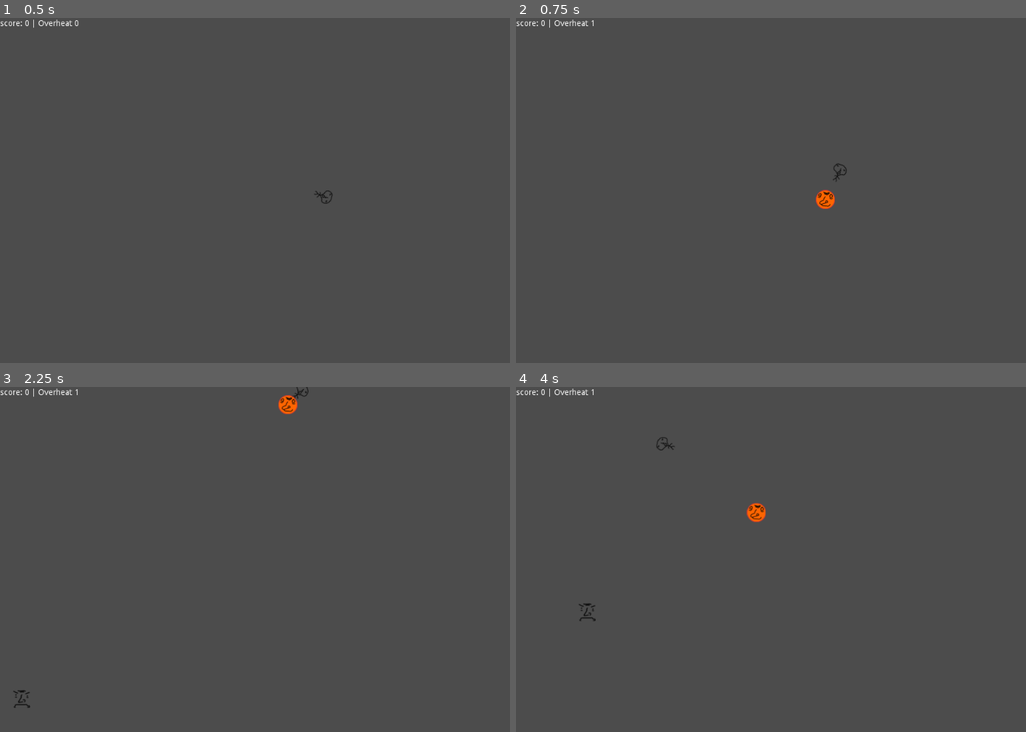
Above: before the commit, frames 1-4 (two rows, left to right).
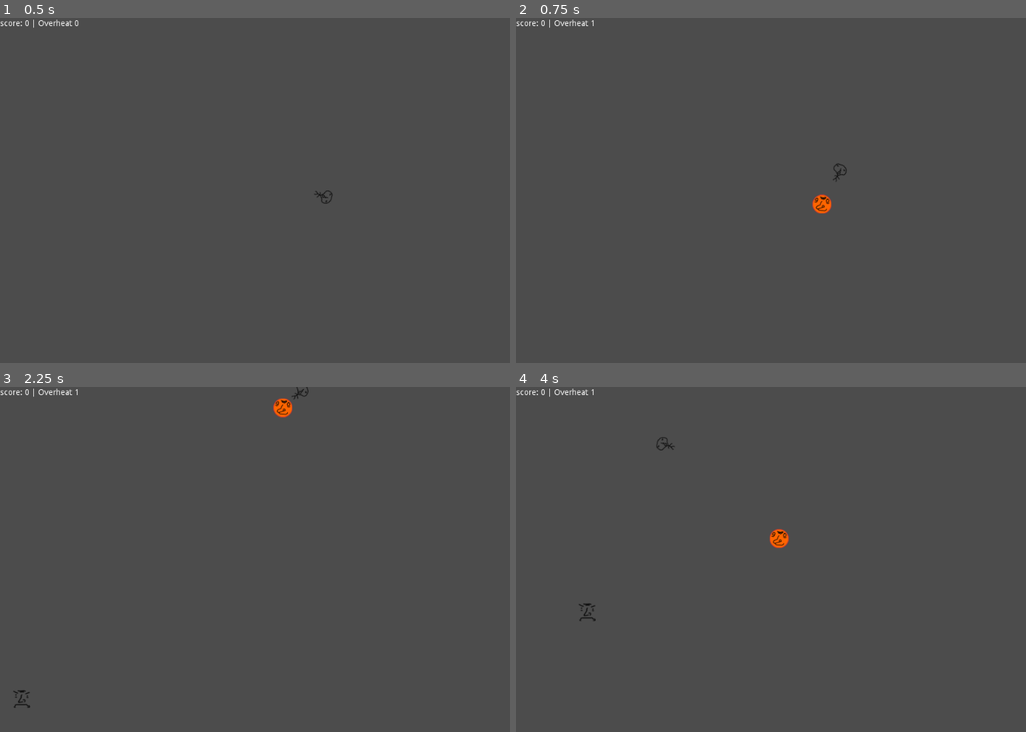
Above: after the commit, the same moments.

Repository: drarbego/Disparos
Game: Godot game, scene res://scenes/World.tscn
Same seed, same stepped clock (60 frames per second), same inputs: the game is played once before the commit and once after it.
Inputs (mouse positions are in pixels of both pictures, inside the frame that each line leads up to):
- Up to frame 1 (0.5 s): no input
- Up to frame 2 (0.75 s): tap Enter at 0.5 s; move the mouse to (781, 259) at 0.52 s; hold W (up) from 0.53 s (still down); click (781, 259) at 0.6 s
- Up to frame 3 (2.25 s): tap Space (powerUp) at 0.8, 1.35 s; move the mouse to (474, 611) at 1.27 s; click (474, 611) at 1.55 s; move the mouse to (117, 507) at 2.02 s; release W (up) at 2.03 s; hold A (left) from 2.03 s (still down); click (117, 507) at 2.1 s
- Up to frame 4 (4 s): tap Space (powerUp) at 2.3, 2.85, 3.8 s; move the mouse to (842, 559) at 2.77 s; click (842, 559) at 3.05 s; move the mouse to (725, 473) at 3.52 s; release A (left) at 3.53 s; hold S (down) from 3.53 s (still down); click (725, 473) at 3.6 s

Frame 1 is identical in both runs. In frame 2, 0.2% of the frame differs, in the area x 58-63%, y 49-57%; in frame 3, 0.2%; in frame 4, 0.4%, in the area x 45-54%, y 33-47%.

Commit message:
Enemies get faster and stronger when they crash with themselves

Diff:
--- a/default_env.tres
+++ b/default_env.tres
@@ -1,100 +1,14 @@
 [gd_resource type="Environment" load_steps=2 format=2]
 
 [sub_resource type="ProceduralSky" id=1]
-
-radiance_size = 4
 sky_top_color = Color( 0.0470588, 0.454902, 0.976471, 1 )
 sky_horizon_color = Color( 0.556863, 0.823529, 0.909804, 1 )
 sky_curve = 0.25
-sky_energy = 1.0
 ground_bottom_color = Color( 0.101961, 0.145098, 0.188235, 1 )
 ground_horizon_color = Color( 0.482353, 0.788235, 0.952941, 1 )
 ground_curve = 0.01
-ground_energy = 1.0
-sun_color = Color( 1, 1, 1, 1 )
-sun_latitude = 35.0
-sun_longitude = 0.0
-sun_angle_min = 1.0
-sun_angle_max = 100.0
-sun_curve = 0.05
 sun_energy = 16.0
-texture_size = 2
 
 [resource]
-
 background_mode = 2
 background_sky = SubResource( 1 )
-background_sky_custom_fov = 0.0
-background_color = Color( 0, 0, 0, 1 )
-background_energy = 1.0
-background_canvas_max_layer = 0
-ambient_light_color = Color( 0, 0, 0, 1 )
-ambient_light_energy = 1.0
-ambient_light_sky_contribution = 1.0
-fog_enabled = false
-fog_color = Color( 0.5, 0.6, 0.7, 1 )
-fog_sun_color = Color( 1, 0.9, 0.7, 1 )
-fog_sun_amount = 0.0
-fog_depth_enabled = true
-fog_depth_begin = 10.0
-fog_depth_curve = 1.0
-fog_transmit_enabled = false
-fog_transmit_curve = 1.0
-fog_height_enabled = false
-fog_height_min = 0.0
-fog_height_max = 100.0
-fog_height_curve = 1.0
-tonemap_mode = 0
-tonemap_exposure = 1.0
-tonemap_white = 1.0
-auto_exposure_enabled = false
-auto_exposure_scale = 0.4
-auto_exposure_min_luma = 0.05
-auto_exposure_max_luma = 8.0
-auto_exposure_speed = 0.5
-ss_reflections_enabled = false
-ss_reflections_max_steps = 64
-ss_reflections_fade_in = 0.15
-ss_reflections_fade_out = 2.0
-ss_reflections_depth_tolerance = 0.2
-ss_reflections_roughness = true
-ssao_enabled = false
-ssao_radius = 1.0
-ssao_intensity = 1.0
-ssao_radius2 = 0.0
-ssao_intensity2 = 1.0
-ssao_bias = 0.01
-ssao_light_affect = 0.0
-ssao_color = Color( 0, 0, 0, 1 )
-ssao_quality = 0
-ssao_blur = 3
-ssao_edge_sharpness = 4.0
-dof_blur_far_enabled = false
-dof_blur_far_distance = 10.0
-dof_blur_far_transition = 5.0
-dof_blur_far_amount = 0.1
-dof_blur_far_quality = 1
-dof_blur_near_enabled = false
-dof_blur_near_distance = 2.0
-dof_blur_near_transition = 1.0
-dof_blur_near_amount = 0.1
-dof_blur_near_quality = 1
-glow_enabled = false
-glow_levels/1 = false
-glow_levels/2 = false
-glow_levels/3 = true
-glow_levels/4 = false
-glow_levels/5 = true
-glow_levels/6 = false
-glow_levels/7 = false
-glow_intensity = 0.8
-glow_strength = 1.0
-glow_bloom = 0.0
-glow_blend_mode = 2
-glow_hdr_threshold = 1.0
-glow_hdr_scale = 2.0
-glow_bicubic_upscale = false
-adjustment_enabled = false
-adjustment_brightness = 1.0
-adjustment_contrast = 1.0
-adjustment_saturation = 1.0
--- a/project.godot
+++ b/project.godot
@@ -6,7 +6,12 @@
 ;   [section] ; section goes between []
 ;   param=value ; assign values to parameters
 
-config_version=3
+config_version=4
+
+_global_script_classes=[  ]
+_global_script_class_icons={
+
+}
 
 [application]
 
@@ -16,22 +21,40 @@
 
 [input]
 
-right=[ Object(InputEventKey,"resource_local_to_scene":false,"resource_name":"","device":0,"alt":false,"shift":false,"control":false,"meta":false,"command":false,"pressed":false,"scancode":68,"unicode":0,"echo":false,"script":null)
+right={
+"deadzone": 0.5,
+"events": [ Object(InputEventKey,"resource_local_to_scene":false,"resource_name":"","device":0,"alt":false,"shift":false,"control":false,"meta":false,"command":false,"pressed":false,"scancode":68,"unicode":0,"echo":false,"script":null)
 , Object(InputEventKey,"resource_local_to_scene":false,"resource_name":"","device":0,"alt":false,"shift":false,"control":false,"meta":false,"command":false,"pressed":false,"scancode":16777233,"unicode":0,"echo":false,"script":null)
  ]
-left=[ Object(InputEventKey,"resource_local_to_scene":false,"resource_name":"","device":0,"alt":false,"shift":false,"control":false,"meta":false,"command":false,"pressed":false,"scancode":65,"unicode":0,"echo":false,"script":null)
+}
+left={
+"deadzone": 0.5,
+"events": [ Object(InputEventKey,"resource_local_to_scene":false,"resource_name":"","device":0,"alt":false,"shift":false,"control":false,"meta":false,"command":false,"pressed":false,"scancode":65,"unicode":0,"echo":false,"script":null)
 , Object(InputEventKey,"resource_local_to_scene":false,"resource_name":"","device":0,"alt":false,"shift":false,"control":false,"meta":false,"command":false,"pressed":false,"scancode":16777231,"unicode":0,"echo":false,"script":null)
  ]
-up=[ Object(InputEventKey,"resource_local_to_scene":false,"resource_name":"","device":0,"alt":false,"shift":false,"control":false,"meta":false,"command":false,"pressed":false,"scancode":87,"unicode":0,"echo":false,"script":null)
+}
+up={
+"deadzone": 0.5,
+"events": [ Object(InputEventKey,"resource_local_to_scene":false,"resource_name":"","device":0,"alt":false,"shift":false,"control":false,"meta":false,"command":false,"pressed":false,"scancode":87,"unicode":0,"echo":false,"script":null)
 , Object(InputEventKey,"resource_local_to_scene":false,"resource_name":"","device":0,"alt":false,"shift":false,"control":false,"meta":false,"command":false,"pressed":false,"scancode":16777232,"unicode":0,"echo":false,"script":null)
  ]
-down=[ Object(InputEventKey,"resource_local_to_scene":false,"resource_name":"","device":0,"alt":false,"shift":false,"control":false,"meta":false,"command":false,"pressed":false,"scancode":83,"unicode":0,"echo":false,"script":null)
+}
+down={
+"deadzone": 0.5,
+"events": [ Object(InputEventKey,"resource_local_to_scene":false,"resource_name":"","device":0,"alt":false,"shift":false,"control":false,"meta":false,"command":false,"pressed":false,"scancode":83,"unicode":0,"echo":false,"script":null)
 , Object(InputEventKey,"resource_local_to_scene":false,"resource_name":"","device":0,"alt":false,"shift":false,"control":false,"meta":false,"command":false,"pressed":false,"scancode":16777234,"unicode":0,"echo":false,"script":null)
  ]
-click=[ Object(InputEventMouseButton,"resource_local_to_scene":false,"resource_name":"","device":0,"alt":false,"shift":false,"control":false,"meta":false,"command":false,"button_mask":0,"position":Vector2( 0, 0 ),"global_position":Vector2( 0, 0 ),"factor":1.0,"button_index":1,"pressed":false,"doubleclick":false,"script":null)
+}
+click={
+"deadzone": 0.5,
+"events": [ Object(InputEventMouseButton,"resource_local_to_scene":false,"resource_name":"","device":0,"alt":false,"shift":false,"control":false,"meta":false,"command":false,"button_mask":0,"position":Vector2( 0, 0 ),"global_position":Vector2( 0, 0 ),"factor":1.0,"button_index":1,"pressed":false,"doubleclick":false,"script":null)
  ]
-powerUp=[ Object(InputEventKey,"resource_local_to_scene":false,"resource_name":"","device":0,"alt":false,"shift":false,"control":false,"meta":false,"command":false,"pressed":false,"scancode":32,"unicode":0,"echo":false,"script":null)
+}
+powerUp={
+"deadzone": 0.5,
+"events": [ Object(InputEventKey,"resource_local_to_scene":false,"resource_name":"","device":0,"alt":false,"shift":false,"control":false,"meta":false,"command":false,"pressed":false,"scancode":32,"unicode":0,"echo":false,"script":null)
  ]
+}
 
 [rendering]
 
--- a/scenes/World.tscn
+++ b/scenes/World.tscn
@@ -5,18 +5,14 @@
 [ext_resource path="res://scenes/spawner.tscn" type="PackedScene" id=3]
 [ext_resource path="res://scenes/GUI.tscn" type="PackedScene" id=4]
 
-[node name="world" type="Node2D" index="0"]
+[node name="world" type="Node2D"]
+script = ExtResource( 1 )
 
-script = ExtResource( 1 )
-_sections_unfolded = [ "Transform" ]
-
-[node name="player" parent="." index="0" instance=ExtResource( 2 )]
-
+[node name="player" parent="." instance=ExtResource( 2 )]
 position = Vector2( 560, 310 )
 
-[node name="spawner" parent="." index="1" instance=ExtResource( 3 )]
-
+[node name="spawner" parent="." instance=ExtResource( 3 )]
 minWaitTime = 1.0
 maxWaitTime = 5.0
 
-[node name="GUI" parent="." index="2" instance=ExtResource( 4 )]
+[node name="GUI" parent="." instance=ExtResource( 4 )]
--- a/scenes/bullet.tscn
+++ b/scenes/bullet.tscn
@@ -4,28 +4,15 @@
 [ext_resource path="res://sprites/bullet.png" type="Texture" id=2]
 
 [sub_resource type="RectangleShape2D" id=1]
-
-custom_solver_bias = 0.0
 extents = Vector2( 16, 16 )
 
 [node name="bullet" type="Area2D"]
+script = ExtResource( 1 )
+speed = 1000
 
-input_pickable = true
-gravity_vec = Vector2( 0, 1 )
-gravity = 98.0
-linear_damp = 0.1
-angular_damp = 1.0
-audio_bus_override = false
-audio_bus_name = "Master"
-script = ExtResource( 1 )
-speed = 800
-
-[node name="shape" type="CollisionShape2D" parent="." index="0"]
-
+[node name="shape" type="CollisionShape2D" parent="."]
 shape = SubResource( 1 )
 
-[node name="sprite" type="Sprite" parent="." index="1"]
-
+[node name="sprite" type="Sprite" parent="."]
 texture = ExtResource( 2 )
-
 [connection signal="area_entered" from="." to="." method="_on_bullet_area_entered"]
--- a/scenes/enemy.tscn
+++ b/scenes/enemy.tscn
@@ -4,43 +4,21 @@
 [ext_resource path="res://sprites/enemy.png" type="Texture" id=2]
 
 [sub_resource type="RectangleShape2D" id=1]
-
-custom_solver_bias = 0.0
 extents = Vector2( 16, 16 )
 
 [node name="enemy" type="Area2D" groups=[
 "enemies",
 ]]
-
-input_pickable = true
-gravity_vec = Vector2( 0, 1 )
-gravity = 98.0
-linear_damp = 0.1
-angular_damp = 1.0
-audio_bus_override = false
-audio_bus_name = "Master"
 script = ExtResource( 1 )
 speed = 100
 freezeTime = 5.0
-numberOfCells = 10
 
-[node name="shape" type="CollisionShape2D" parent="." index="0"]
+[node name="shape" type="CollisionShape2D" parent="."]
+shape = SubResource( 1 )
 
-shape = SubResource( 1 )
-_sections_unfolded = [ "Transform" ]
+[node name="sprite" type="Sprite" parent="."]
+texture = ExtResource( 2 )
 
-[node name="sprite" type="Sprite" parent="." index="1"]
-
-texture = ExtResource( 2 )
-_sections_unfolded = [ "Visibility" ]
-
-[node name="freeze" type="Timer" parent="." index="2"]
-
-process_mode = 1
-wait_time = 1.0
-one_shot = false
-autostart = false
-
+[node name="freeze" type="Timer" parent="."]
 [connection signal="area_entered" from="." to="." method="_on_enemy_area_entered"]
-
 [connection signal="timeout" from="freeze" to="." method="_on_freeze_timeout"]
--- a/scripts/bullet.gd
+++ b/scripts/bullet.gd
@@ -1,10 +1,14 @@
 extends Area2D
 
-export(int) var speed = 800
+export(int) var speed
 var direction = Vector2()
+var damage = 1
 
 func _ready():
 	direction = (get_global_mouse_position() - position).normalized()
+
+func setDamage(points):
+	damage = points
 
 func isOutOfTheScreen():
 	var isInsideX = position.x <= get_viewport().size.x && position.x >= 0
@@ -18,5 +22,6 @@
 
 func _on_bullet_area_entered(area):
 	if area.is_in_group('enemies'):
-		area.attachToPlayer()
-		queue_free()
+		# area.attachToPlayer()
+		area.decreaseLife(damage)
+		queue_free() # destroy bullet
--- a/scripts/enemy.gd
+++ b/scripts/enemy.gd
@@ -4,16 +4,36 @@
 export(float) var freezeTime
 var isFrozen = false
 var isAttachedToPlayer = false
+var lifePoints = 1
 
 var defaultTexture = preload('res://sprites/enemy.png')
 var frozenTexture = preload('res://sprites/enemy__frozen.png')
-var attachedTexture # TODO create texture
 
 onready var world = get_node('/root/world')
 onready var player = get_node('/root/world/player')
 onready var enemy_state = {
 	'freezeTimer': get_node('freeze')
 }
+
+func setSpeed(s):
+	speed = s
+
+func getSpeed():
+	return speed
+
+func setLifePoints(p):
+	lifePoints = p
+
+func getLifePoints():
+	return lifePoints
+
+func decreaseLife(points):
+	setLifePoints(getLifePoints() - abs(points))
+	if getLifePoints() <= 0:
+		die()
+
+func increaseLife(points):
+	setLifePoints(getLifePoints() + abs(points))
 
 func get_velocity(delta):
 	var velocity = Vector2()
@@ -45,15 +65,23 @@
 	get_node('sprite').texture = frozenTexture
 	resetFreezeWaitTime()
 
-func explode():
+func die():
 	world.addToScore(1)
 	queue_free()
+
+func explode():
+	die()
 
 func attachToPlayer():
 	if isAttachedToPlayer:
 		explode()
 	isAttachedToPlayer = true
 	# get_node('sprite').texture = attachedTexture
+
+func merge(area):
+	# calculate position
+	increaseLife(area.getLifePoints())
+	setSpeed(getSpeed() + area.getSpeed())
 
 func _on_freeze_timeout():
 	isFrozen = false
@@ -68,6 +96,6 @@
 		print('muerto por jugarle al vergas')
 		get_tree().quit()
 	elif area.is_in_group("enemies"):
+		# TODO cuando choquen los enemigos, se combinan en uno mas poderoso
+		merge(area)
 		area.queue_free()
-		world.addToScore(-1)
-		queue_free()
Not shown, changed: icon.png.import
Not shown, changed: sprites/bullet.png.import
Not shown, changed: sprites/enemy.png.import
Not shown, changed: sprites/enemy__frozen.png.import
Not shown, changed: sprites/player.png.import
